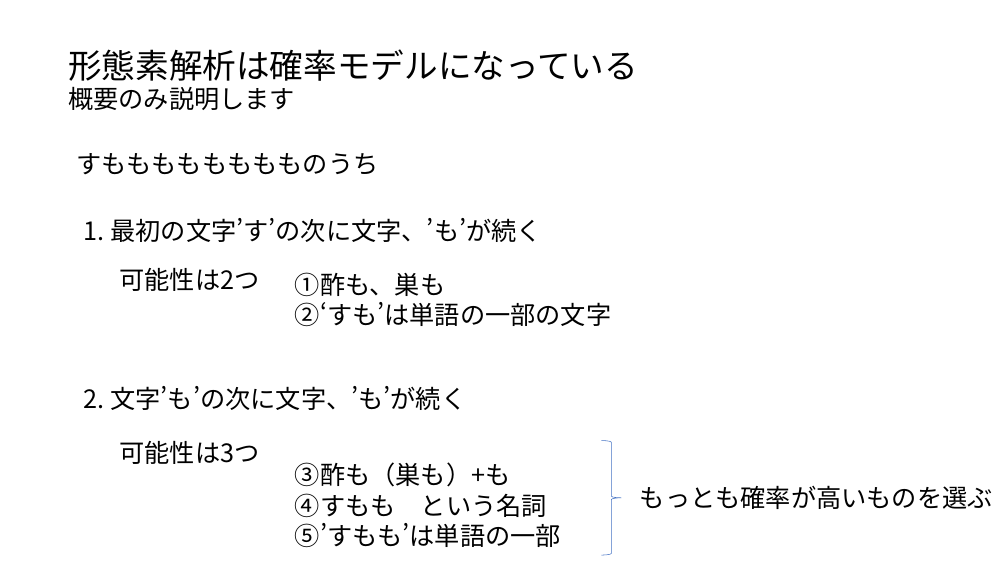
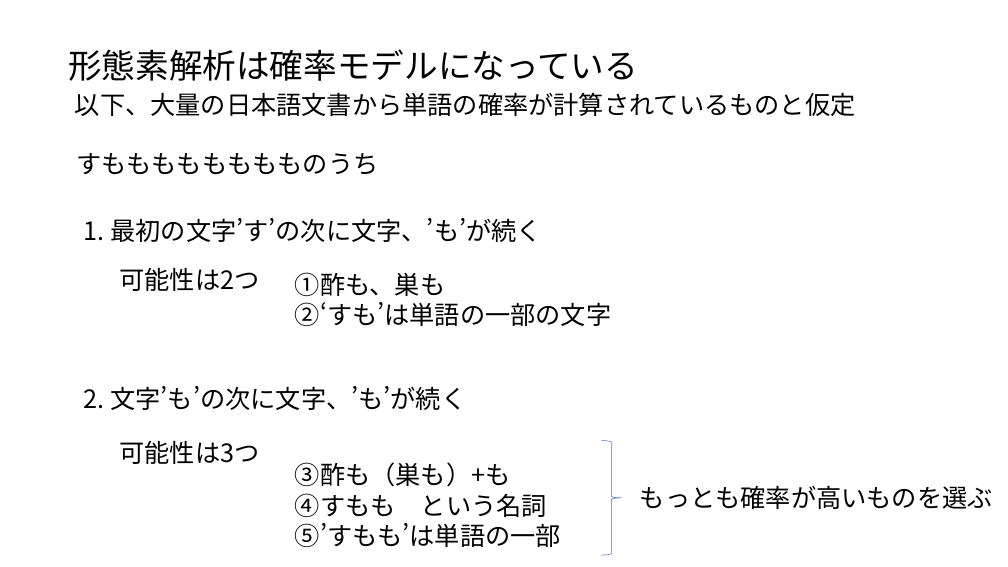
Before and after one commit to ueharaLab/NLP_2-tokenizer, a slide deck: slide 10 of textmining2 tokenizer.pptx (slide 9 before the commit). Drawn at 1008x567 pixels with LibreOffice and Linux fonts; fonts in the diff are those of the drawing. Boxes give left, top, right and bottom in pixels: in the first picture for what was removed or moved away, otherwise in the second. Text is boxed around its words. In the diff, an @@ line names an element or a change of style, - is before the commit and + after.

```diff
--- a/textmining2 tokenizer.pptx
+++ b/textmining2 tokenizer.pptx
@@ text at <box>75,92,855,116</box>: text changed @@
-概要のみ説明します
+以下、大量の日本語文書から単語の確率が計算されているものと仮定
```
Also in this commit, not shown: 3 other slides changed, 1 slide added, 2 other files.
